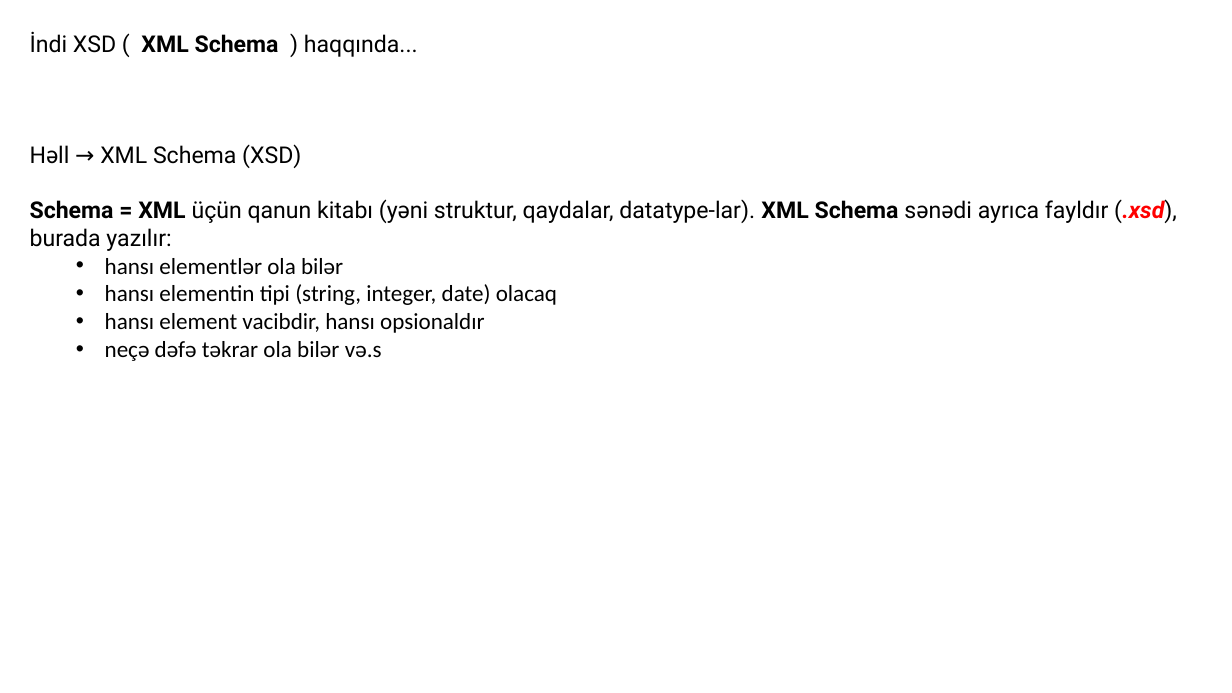
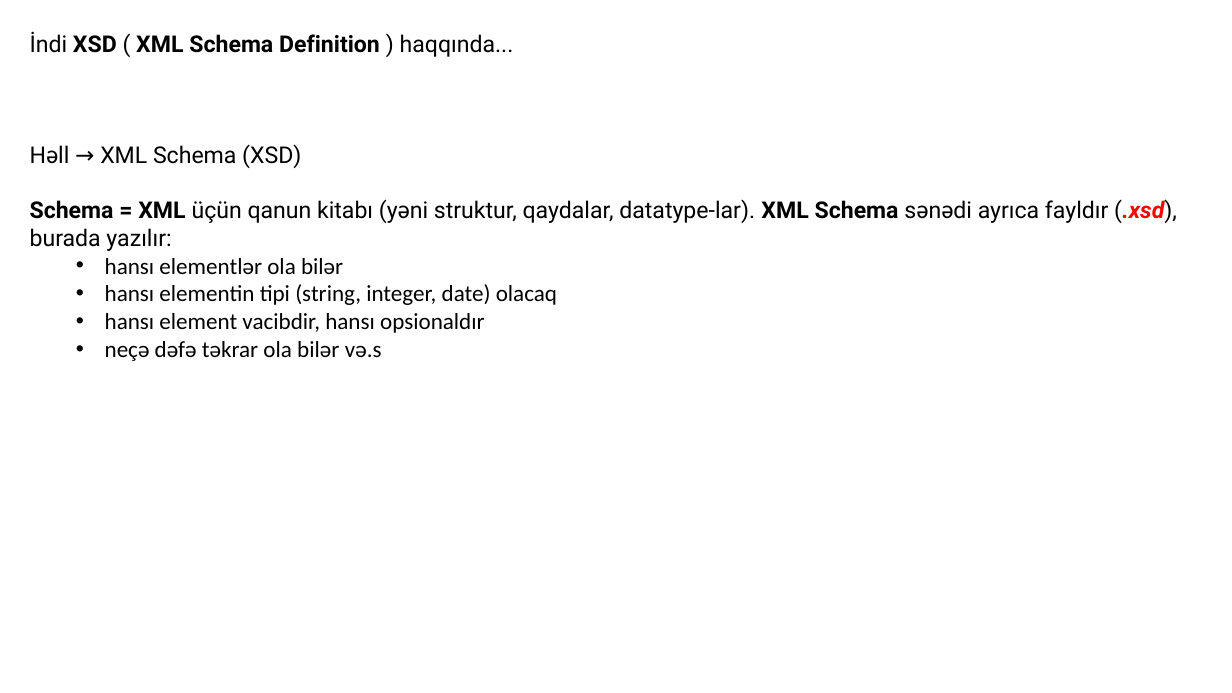
Before and after one commit to codeurient/REST-API, a slide deck: slide 22 of .lessons/6 SOAP - XML/1.pptx. Drawn at 1232x693 pixels with LibreOffice and Linux fonts; fonts in the diff are those of the drawing. Boxes give left, top, right and bottom in pixels: in the first picture for what was removed or moved away, otherwise in the second. Text is boxed around its words. In the diff, an @@ line names an element or a change of style, - is before the commit and + after.

```diff
--- a/.lessons/6 SOAP - XML/1.pptx
+++ b/.lessons/6 SOAP - XML/1.pptx
@@ text at [30, 31, 514, 57]: text changed; bold on @@
-İndi XSD ( XML Schema ) haqqında...
+İndi XSD ( XML Schema Definition ) haqqında...
```
Also in this commit, not shown: 13 slides added, 12 other files.
